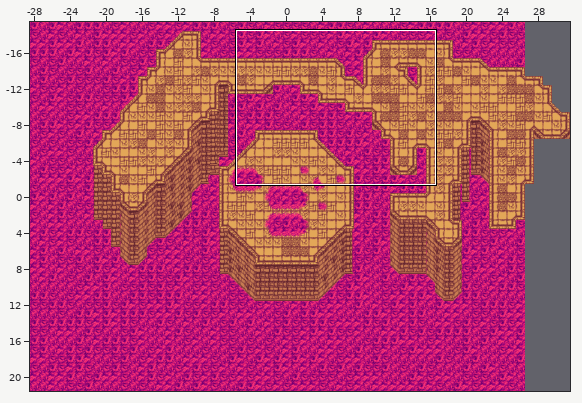
Two versions of a level (Tiled map, Assets/TilePalletes/SandCave.tmx). The first picture is a wide view before the edit; the outline marks the close-up.
Close-up. Old version:
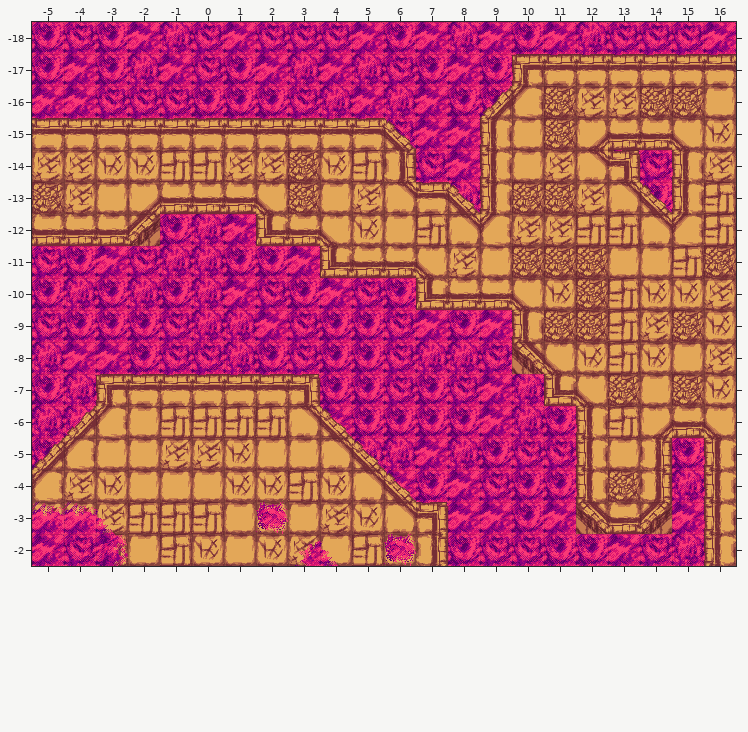
Cells are 32x32 px. Shown: x -5..16, y -18..-2. The commit also changed other parts of the map, which this record leaves out.
The result:
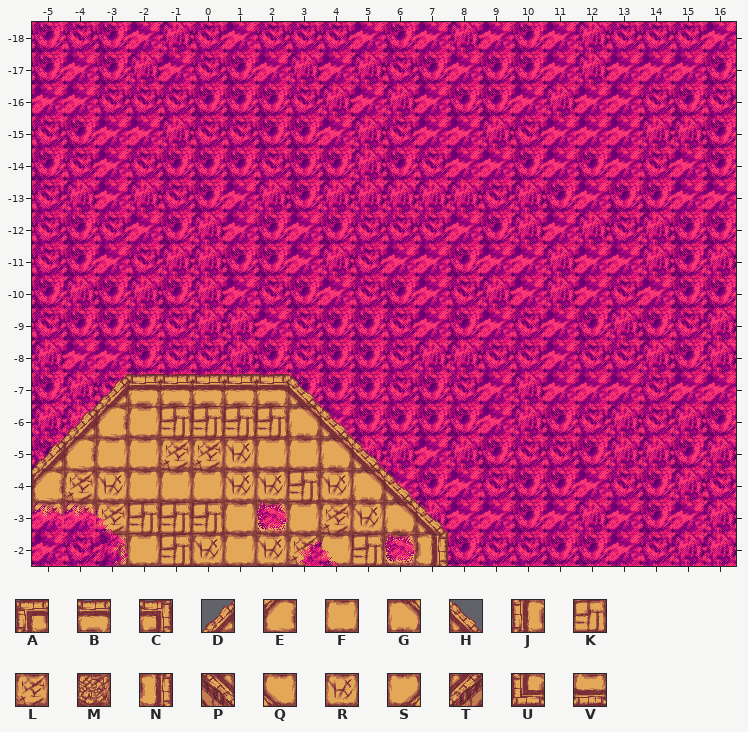
Key: from "SandBasing": A 149, B 150, C 151, D 166, E 167, F 168, G 169, H 170, J 184, K 185, L 186, M 187, N 188, P 202, Q 203, R 204, S 205, T 206, U 221, V 222.
_ is an empty cell.
The edit:
{"where": "layer \"Floor2\""}
{"y":-17,"x":10,"old":"ABBBBBB","new":"_______"}
{"y":-16,"x":9,"old":"DEMLLMMF","new":"________"}
{"y":-15,"x":-5,"old":"BBBBBBBBBBBH","new":"____________"}
{"y":-15,"x":9,"old":"JFMSVVQR","new":"________"}
{"y":-14,"x":-5,"old":"LLRRKKLLMRKN","new":"____________"}
{"y":-14,"x":9,"old":"JFLGC","new":"_____"}
{"y":-14,"x":15,"old":"JL","new":"__"}
{"y":-13,"x":-5,"old":"MLFSVVVQMFLGBHJMMLGHJK","new":"______________________"}
{"y":-12,"x":-5,"old":"VVVT","new":"____"}
{"y":-12,"x":2,"old":"UVQRFKGELLKKGEK","new":"_______________"}
{"y":-11,"x":4,"old":"UVVQLFMMMFFKM","new":"_____________"}
{"y":-10,"x":7,"old":"UVVQRMKRRL","new":"__________"}
{"y":-9,"x":10,"old":"JMMKLMR","new":"_______"}
{"y":-8,"x":10,"old":"PQRKRFL","new":"_______"}
{"y":-7,"x":-3,"old":"A","new":"D"}
{"y":-7,"x":3,"old":"C","new":"H"}
{"y":-7,"x":11,"old":"UQMFMR","new":"______"}
{"y":-6,"x":12,"old":"JKSVQ","new":"_____"}
{"y":-5,"x":12,"old":"JFN","new":"___"}
{"y":-5,"x":16,"old":"J","new":"_"}
{"y":-4,"x":12,"old":"JMN","new":"___"}
{"y":-4,"x":16,"old":"J","new":"_"}
{"y":-3,"x":7,"old":"C","new":"H"}
{"y":-3,"x":12,"old":"PVT","new":"___"}
{"y":-3,"x":16,"old":"J","new":"_"}
{"y":-2,"x":16,"old":"J","new":"_"}
